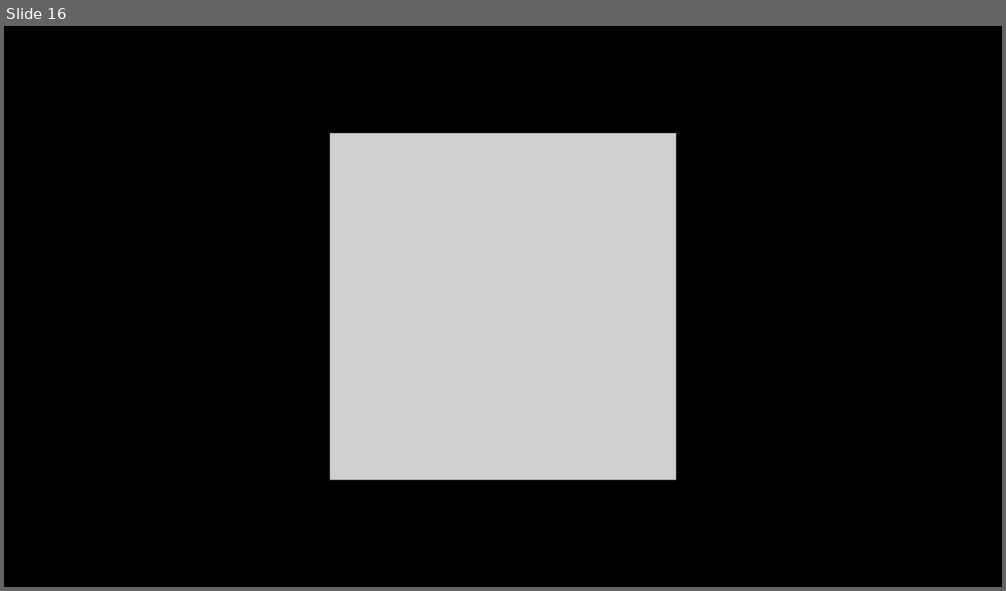
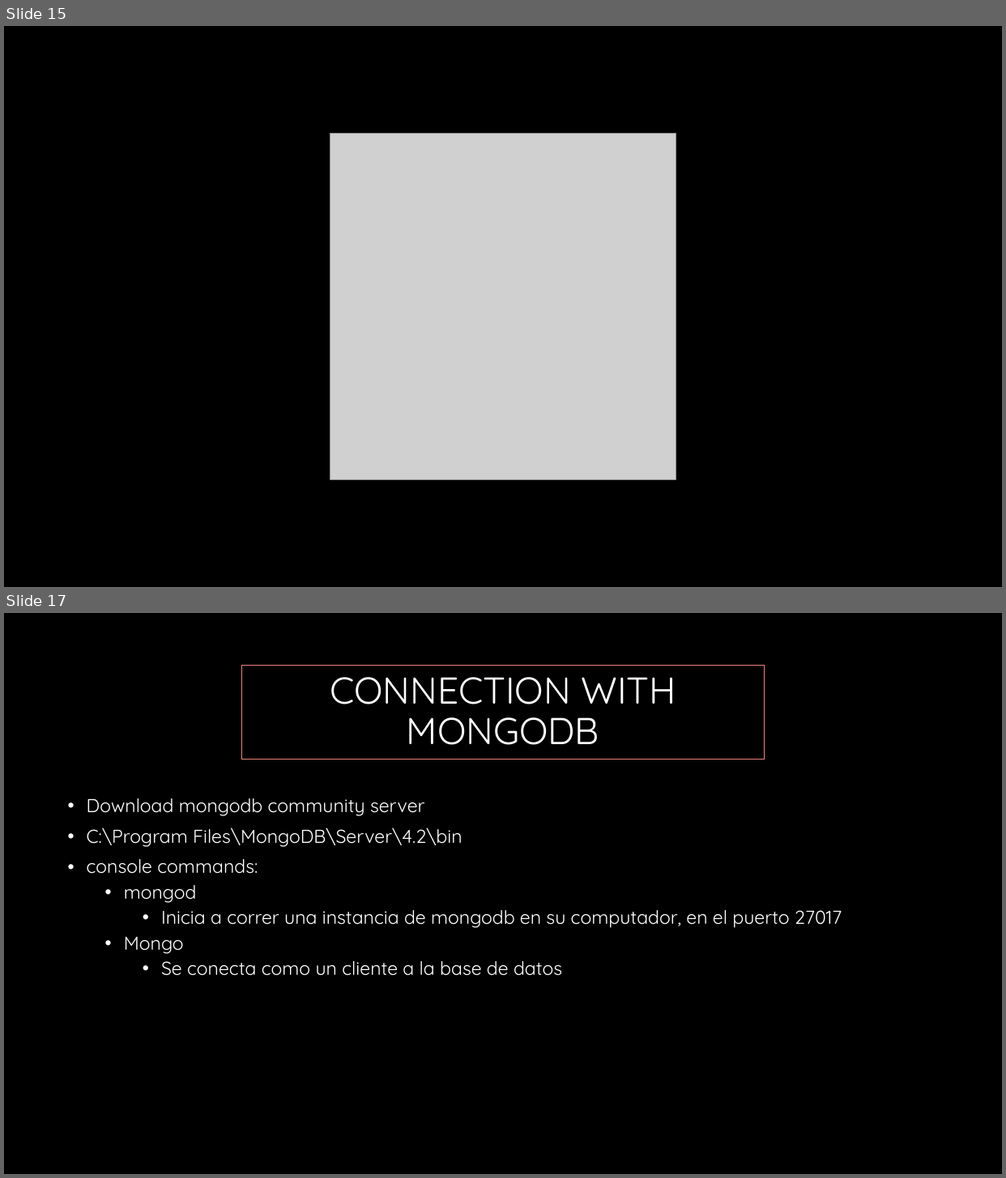
Before and after one commit to adchavesm/Curso-MongoDB, a slide deck: Introduccion a NoSql-Mongodb.pptx. Shown one above the other, each under a label of ours: slide 16 before the commit, slides 15 and 17 after it; the slides between them are not shown. The pictures are 1006x591 and 1006x1178 pixels, drawn with LibreOffice and Linux fonts; fonts in the diff are those of the drawing; grey boxes stand for pictures; background and template pictures are left out. Boxes give left, top, right and bottom in pixels: in the first picture for what was removed or moved away, otherwise in the second. Text is boxed around its words. In the diff, an @@ line names an element or a change of style, - is before the commit and + after.

```diff
--- a/Introduccion a NoSql-Mongodb.pptx
+++ b/Introduccion a NoSql-Mongodb.pptx
@@ slide 17 added at box(4, 613, 1002, 1174), background #000000 @@
@@ title added at box(242, 666, 764, 759), outline #EC827E 0.75 pt, 36 pt, text #FFFFFF @@
+CONNECTION WITH MONGODB
@@ text added at box(87, 798, 842, 976), 18 pt, text #FFFFFF @@
+• Download mongodb community server
+• C:\Program Files\MongoDB\Server\4.2\bin
+• console commands:
+  • mongod
+    • Inicia a correr una instancia de mongodb en su computador, en el puerto 27017
+  • Mongo
+    • Se conecta como un cliente a la base de datos
@@ what was slide 16 is now slide 15 @@
```
Also in this commit, not shown: 1 slide changed, 21 other slides added, 1 slide removed, 2 other files.
